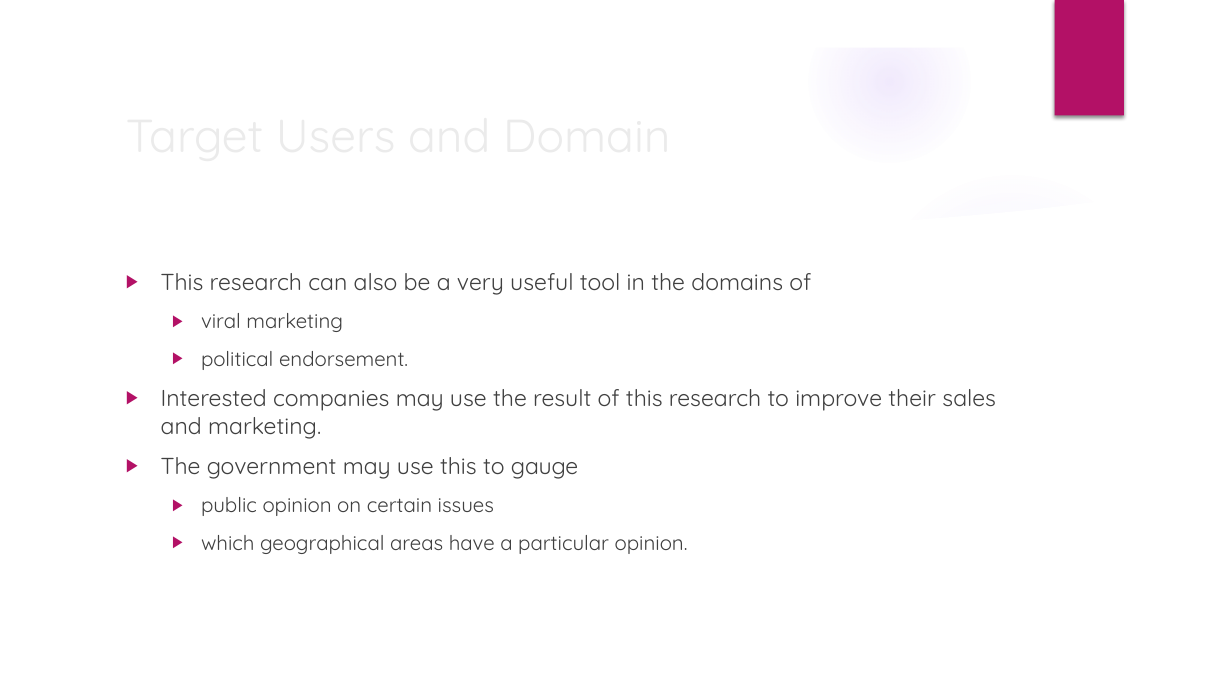
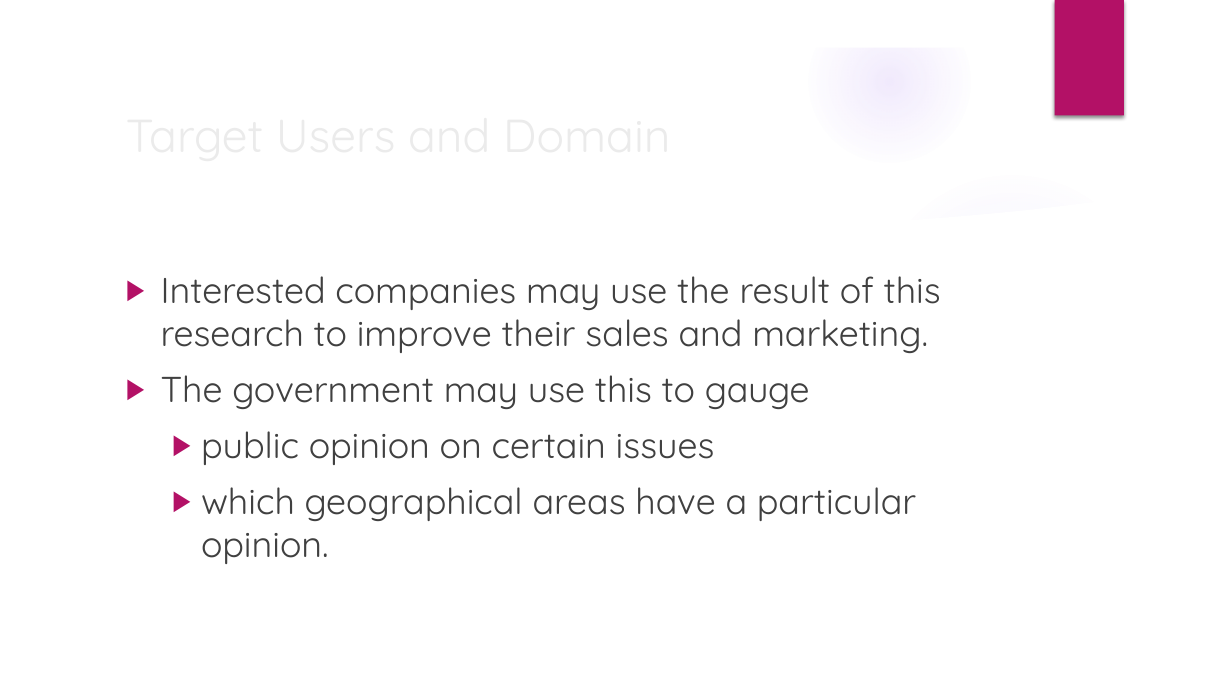
Before and after one commit to JNM-2T17/STMETRE, a slide deck: slide 14 of STMETRE_FernandezPobleteSanPedroTan_Presentation_v1.pptx. Drawn at 1232x693 pixels with LibreOffice and Linux fonts; fonts in the diff are those of the drawing; background and template pictures are left out. Boxes give left, top, right and bottom in pixels: in the first picture for what was removed or moved away, otherwise in the second. Text is boxed around its words. In the diff, an @@ line names an element or a change of style, - is before the commit and + after.

```diff
--- a/STMETRE_FernandezPobleteSanPedroTan_Presentation_v1.pptx
+++ b/STMETRE_FernandezPobleteSanPedroTan_Presentation_v1.pptx
@@ text "Interested companies may use the ..." at (x1=161, y1=276, x2=941, y2=564): size 18 to 28 pt in "Interested companies may use the result of ...", "The government may use this to gauge"; size 16 to 28 pt in "public opinion on certain issues", "which geographical areas have a particular opinion." @@
@@ text at (x1=161, y1=273, x2=811, y2=370): paragraphs removed @@
-▶ This research can also be a very useful tool in the domains of
-  ▶ viral marketing
-  ▶ political endorsement.
```
Also in this commit, not shown: 7 other slides changed, 2 slides added, 2 slides removed.
